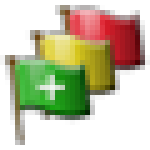
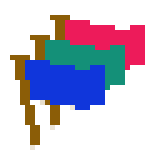
Layer changes from the first 150x150 image to the second:
added layer "Pasted Layer #3" above "Pasted Layer #4" over [10, 55, 105, 150]
added layer "Pasted Layer #4" above "Pasted Layer #5" over [30, 35, 125, 130]
added layer "Pasted Layer #5" above "Pasted Layer #1" over [50, 15, 145, 110]
hid "Pasted Layer" over [0, 5, 150, 145]
